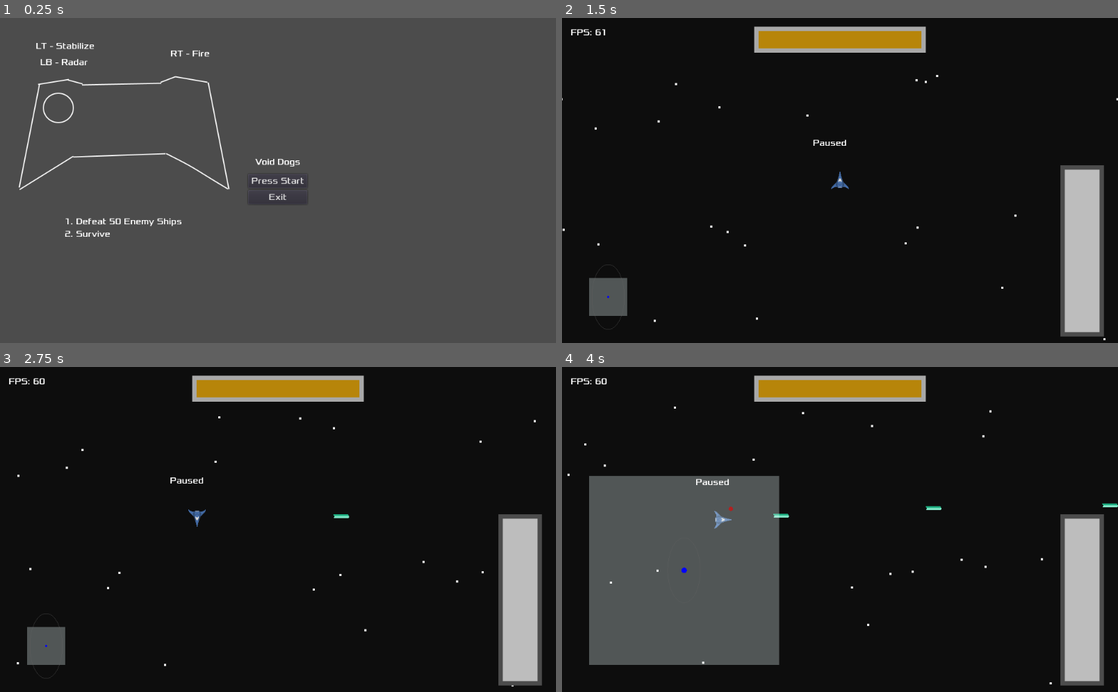
Above: before the commit, frames 1-4 (two rows, left to right).
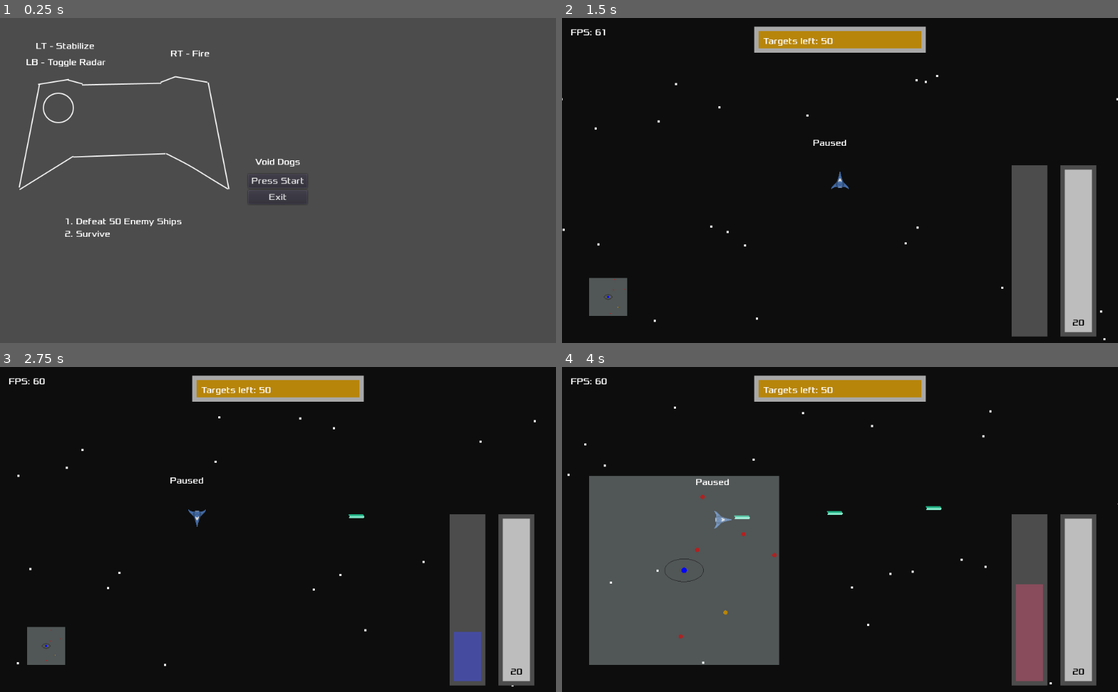
Above: after the commit, the same moments.

Repository: Huckletoon/VoidDogs
Game: Godot game, scene res://Title.tscn
The game is run twice, just before and just after one commit, with the same random seed, the same clock (stepped at 60 frames per second) and the same inputs.
Inputs:
- Up to frame 1 (0.25 s): no input
- Up to frame 2 (1.5 s): click "Press Start" at 0.5 s; tap Enter (pl_start) at 1.25 s; hold D (pl_right) from 1.28 s (still down); hold J (pl_fire) from 1.28 s (still down)
- Up to frame 3 (2.75 s): tap Enter (pl_start) at 1.55, 2.1 s; release D (pl_right) at 2.03 s; release J (pl_fire) at 2.03 s; hold S (pl_down) from 2.03 s (still down); tap J (pl_fire) at 2.3 s
- Up to frame 4 (4 s): tap Enter (pl_start) at 2.75, 3.05 s; release S (pl_down) at 2.78 s; hold D (pl_right) 2.78-3.53 s; hold J (pl_fire) 2.78-3.53 s; hold W (pl_up) from 3.53 s (still down); tap Space (pl_radar) at 3.6 s; tap J (pl_fire) at 3.8 s

The runs differ from the first frame. In frame 1, 0.2% of the frame differs, in the area x 4-19%, y 12-15%; in frame 2, 4.8%; in frame 3, 4.8%; in frame 4, 5.0%, in the area x 18-100%, y 6-99%.

Commit message:
alpha v2
- Added elements to HUD
- Added Overheat
- Modified Player variables
- Modified Director - Enemy spawning

Diff:
--- a/Title.tscn
+++ b/Title.tscn
@@ -75,12 +75,12 @@
 text = "LT - Stabilize"
 
 [node name="Label3" type="Label" parent="."]
-margin_left = 73.7343
+margin_left = 47.7343
 margin_top = 72.3358
-margin_right = 161.734
+margin_right = 195.734
 margin_bottom = 92.3358
 custom_fonts/font = ExtResource( 2 )
-text = "LB - Radar"
+text = "LB - Toggle Radar"
 
 [connection signal="pressed" from="CenterContainer/VSplitContainer/VBoxContainer/Start" to="." method="_on_Start_pressed"]
 [connection signal="pressed" from="CenterContainer/VSplitContainer/VBoxContainer/Exit" to="." method="_on_Exit_pressed"]
--- a/scripts/Director.gd
+++ b/scripts/Director.gd
@@ -14,16 +14,18 @@
 
 func _ready():
 	timer.process_mode = Timer.TIMER_PROCESS_PHYSICS
-	timer.wait_time = 1.5
+	timer.wait_time = 2.5
+	for i in range(10):
+		spawnEnemy()
 	timer.start()
 	rng.randomize()
 
-func _on_Timer_timeout():
+func spawnEnemy():
 	if ships.size() < MAX_SHIPS:
 		var enemy
 		match rng.randi_range(0,2):
-			0: enemy = Chaser.instance()
-			_: enemy = Enemy.instance()
+			1: enemy = Enemy.instance()
+			_: enemy = Chaser.instance()
 
 		enemy.player = player
 		var relative = Vector2(rng.randf_range(-1, 1), rng.randf_range(-1, 1))
@@ -34,3 +36,6 @@
 		enemy.position = player.position + Vector2(relative.x * rng.randi_range(1000,6000), relative.y * rng.randi_range(1000,6000))
 		ships.append(enemy)
 		add_child(enemy)
+
+func _on_Timer_timeout():
+	spawnEnemy()
--- a/scripts/Player.gd
+++ b/scripts/Player.gd
@@ -7,9 +7,11 @@
 
 var vel = Vector2(0,0)
 var lookDir = Vector2()
-var fire_rate = 100
+var fire_rate = 150
 var fire_track = 0
-var maxHealth = 10
+var fireHeat = 0
+var burned = false
+var maxHealth = 20
 var health = maxHealth
 var isDead = false
 
@@ -27,6 +29,8 @@
 const DRAG = 1
 const CAM_SMOOTH = 0.018
 const FIRE_COOL = 1000
+const MAX_HEAT = 1000
+const HEAT_COOL = 10
 const BULLET_SPEED = 2000
 const STABILIZER = 0.03
 
@@ -102,7 +106,7 @@
 	#fire
 	lookDir = Vector2(sin(sprite.rotation), -cos(sprite.rotation))
 	if Input.is_action_pressed("pl_fire"):
-		if fire_track == 0:
+		if fire_track == 0 and !burned:
 			var bullet = Bullet.instance()
 			bullet.tracker = radar
 			bullet.position = position + lookDir*32
@@ -110,10 +114,17 @@
 			bullet.get_node("Sprite").rotation = sprite.rotation
 			get_parent().add_child(bullet)
 			fire_track = -1
+			fireHeat += fire_rate + 8
+			if fireHeat >= MAX_HEAT:
+				burned = true
 	if fire_track != 0:
 		fire_track += fire_rate
 		if fire_track >= FIRE_COOL:
 			fire_track = 0
+	if fireHeat > 0:
+		fireHeat = max(0, fireHeat - HEAT_COOL)
+	elif burned:
+		burned = false
 
 func shake():
 	if shakeTrack != 0:
--- a/scripts/Radar.gd
+++ b/scripts/Radar.gd
@@ -1,7 +1,7 @@
 extends Control
 
 const PAD = 50
-const RANGE = 5000
+const RANGE = 2500
 const ASSIST_RANGE = 200
 const MAX_SIZE = 350
 const MIN_SIZE = 70
@@ -34,11 +34,22 @@
 var healthSize = Vector2.ZERO
 var healthRect = Rect2(healthPos, healthSize)
 var healthHeight = 300
+var healthWidth = 50
 var healthPad = 8
 var healthBackRect = Rect2(healthPos, healthSize)
 var deathAlpha = 0
 var deathRect = Rect2(Vector2(-3000, -3000), Vector2(6000, 6000))
 
+#Overheat
+var heatPos = Vector2.ZERO
+var heatSize = Vector2.ZERO
+var heatRect = Rect2(heatPos, heatSize)
+var heatHeight = healthHeight
+var heatPad = healthPad
+var heatBackRect = Rect2(heatPos, heatSize)
+var coolCol = Color(0, 0.3, 0.9, 1)
+var hotCol = Color(0.9, 0.3, 0, 1)
+
 #DEBUG
 var fpsPos = Vector2.ZERO
 var physStep = 0
@@ -46,26 +57,23 @@
 onready var font = preload("res://fonts/xolonium/xolonium.tres")
 onready var cam = get_node("../Camera2D")
 onready var director = get_node("../../Director")
+onready var player = get_parent()
 
 func _ready():
 	pause_mode = PAUSE_MODE_PROCESS
 
-func _physics_process(delta):
-	#Radar
+func calcRadar():
 	var x = -1 * (scrnWidth/2) + PAD + camOff.x
 	var y = scrnHeight/2 - PAD - size.y + camOff.y
-
 	pos = Vector2(x,y)
-
 	if Input.is_action_just_pressed("pl_radar"):
 		radarOn = !radarOn
 		if radarOn: size = Vector2(MAX_SIZE, MAX_SIZE)
 		else: size = Vector2(MIN_SIZE, MIN_SIZE)
-
 	radarRect.position = lerp(radarRect.position, pos, UI_SWAY)
 	radarRect.size = lerp(radarRect.size, size, UI_SWAY)
 
-	#Kill Tracker
+func calcObjective():
 	var barX = -1 * (barWidth / 2) + camOff.x
 	var barY = -1 * (scrnHeight/2) + 24 + camOff.y
 	barPos = Vector2(barX, barY)
@@ -78,21 +86,44 @@
 	barBackRect.position = lerp(barBackRect.position, barPos, UI_SWAY)
 	barBackRect.size = barSize
 
-	#Health
+func calcHealth():
 	var healthX = scrnWidth/2 - healthPad - 90 + camOff.x
 	var healthY = scrnHeight/2 - healthPad - 12 + camOff.y
 	healthPos = Vector2(healthX, healthY)
-	healthSize = Vector2(64,-healthHeight + healthHeight * (1-(float(health)/float(maxHealth))))
+	healthSize = Vector2(healthWidth,-healthHeight + healthHeight * (1-(float(health)/float(maxHealth))))
 	healthRect.position = lerp(healthRect.position, healthPos, UI_SWAY)
 	healthRect.size = healthSize
-
 	healthPos += Vector2(-healthPad, healthPad)
 	healthSize = Vector2(healthSize.x + 2*healthPad, -(healthHeight + 2*barPad))
 	healthBackRect.position = lerp(healthBackRect.position, healthPos, UI_SWAY)
 	healthBackRect.size = healthSize
-
 	if health <= 0 and deathAlpha < 1:
 		deathAlpha += 0.01
+
+func calcHeat():
+	var heatX = scrnWidth/2 - heatPad*4 - 90 - healthSize.x + camOff.x
+	var heatY = scrnHeight/2 - heatPad - 12 + camOff.y
+	heatPos = Vector2(heatX, heatY)
+	heatSize = Vector2(healthWidth, -heatHeight + heatHeight * max(0,(1-(float(player.fireHeat)/float(player.MAX_HEAT)))))
+	heatRect.position = lerp(heatRect.position, heatPos, UI_SWAY)
+	heatRect.size = heatSize
+	heatPos += Vector2(-heatPad, heatPad)
+	heatSize = Vector2(heatSize.x + 2*heatPad, -(heatHeight + 2*heatPad))
+	heatBackRect.position = lerp(heatBackRect.position, heatPos, UI_SWAY)
+	heatBackRect.size = heatSize
+
+
+func _physics_process(delta):
+	#Radar
+	calcRadar()
+
+	#Kill Tracker
+	calcObjective()
+
+	#Health
+	calcHealth()
+
+	calcHeat()
 
 	#Pause
 	if Input.is_action_just_pressed("pl_start"): get_tree().paused = !get_tree().paused
@@ -105,20 +136,23 @@
 
 	update()
 
+#TODO
 func draw_outline(center):
 	var points = 48
 	var pointPool = PoolVector2Array()
 	var chunk = 2*PI / float(points)
+	var widthMod = scrnWidth / (4*RANGE) * radarRect.size.x
+	var heightMod = scrnHeight / (4*RANGE) * radarRect.size.y
 
 	for i in range(points+1):
 		var point = i * chunk
-		pointPool.push_back(center + Vector2(cos(point) * 30, sin(point) * 60))
+		pointPool.push_back(center + Vector2(cos(point) * widthMod, sin(point) * heightMod))
+
 
 	for n in range(points):
-		draw_line(pointPool[n], pointPool[n+1], Color(0.4, 0.4, 0.4, 0.4))
-
-func _draw():
-	#Radar
+		draw_line(pointPool[n], pointPool[n+1], Color(0.1, 0.1, 0.1, 0.7))
+
+func drawRadar():
 	var screen = Color.azure
 	screen.a = 0.3
 	draw_rect(radarRect, screen, true)
@@ -142,20 +176,40 @@
 					if ship.is_type("Enemy"): draw_circle(posit, 1, Color.darkgoldenrod)
 					elif ship.is_type("Chaser"): draw_circle(posit, 1, Color.firebrick)
 
-	#Target Bar
+
+func drawObjective():
 	draw_rect(barBackRect, Color.darkgray, true)
 	draw_rect(barRect, Color.darkgoldenrod, true)
 
+	var textPos = barRect.position
+	textPos.x += barPad
+	textPos.y += barRect.size.y - barPad
+
 	if currentKills >= targetKills:
-		var textPos = barRect.position
-		textPos.x += barPad
-		textPos.y += barRect.size.y - barPad
 		draw_string(font, textPos , "Mission Complete")
+	else:
+		draw_string(font, textPos, "Targets left: " + (targetKills - currentKills) as String)
+
+
+
+func _draw():
+	#Radar
+	drawRadar()
+
+	#Target Bar
+	drawObjective()
 
 	#Health
 	var back = Color(0.3, 0.3, 0.3, 1)
 	draw_rect(healthBackRect, back, true)
 	draw_rect(healthRect, Color.gray, true)
+	draw_string(font, healthRect.position + Vector2(14, -12), health as String, Color(0,0,0,1))
+
+	#Overheat
+	var heatCol = lerp(coolCol, hotCol, float(player.fireHeat)/float(player.MAX_HEAT))
+	if player.burned: heatCol = Color(0.3, 0.1, 0.3, 1)
+	draw_rect(heatBackRect, back, true)
+	draw_rect(heatRect, heatCol, true)
 
 	#Death
 	var black = Color.black
